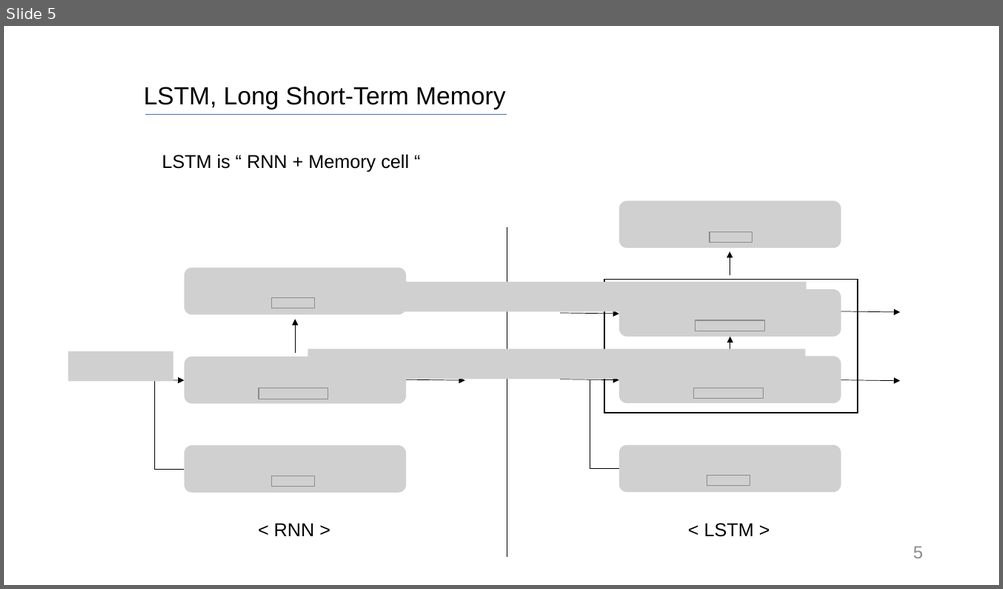
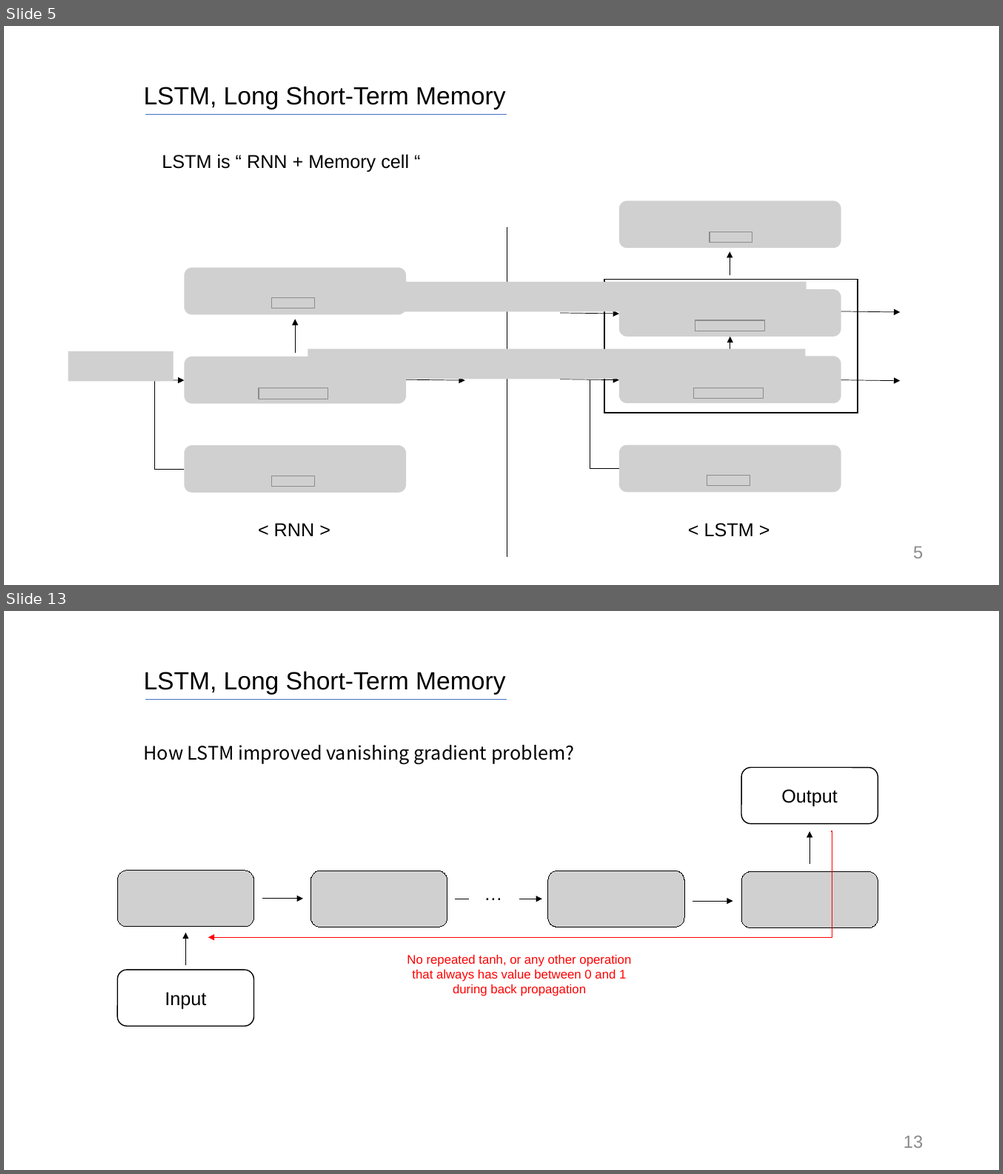
Before and after one commit to SiLviASizZ/HYU_2022, a slide deck: gradproj/meeting/0407_meeting/발표자료/LSTM.pptx. Shown one above the other, each under a label of ours: slide 5 before the commit, slides 5 and 13 after it; the slides between them are not shown. The pictures are 1003x589 and 1003x1174 pixels, drawn with LibreOffice and Linux fonts; fonts in the diff are those of the drawing; grey boxes stand for pictures. Boxes give left, top, right and bottom in pixels: in the first picture for what was removed or moved away, otherwise in the second. Text is boxed around its words. In the diff, an @@ line names an element or a change of style, - is before the commit and + after.

```diff
--- a/gradproj/meeting/0407_meeting/발표자료/LSTM.pptx
+++ b/gradproj/meeting/0407_meeting/발표자료/LSTM.pptx
@@ slide 13 added at (4, 611, 999, 1170), background #FFFFFF @@
@@ text added at (144, 671, 505, 695), 24 pt, text #000000 @@
+LSTM, Long Short-Term Memory
@@ line added from (145, 699) to (507, 699), #4472C4 0.5 pt @@
@@ text added at (144, 745, 574, 765), 18 pt, text #000000 @@
+How LSTM improved vanishing gradient problem?
@@ rounded rectangle added at (741, 768, 878, 823), fill #FFFFFF, outline #000000 1 pt, 18 pt, text #000000 @@
+Output
@@ elbow arrow added from (831, 832) to (208, 938), #FF0000 1 pt @@
@@ arrow added from (810, 864) to (810, 832), #000000 0.5 pt @@
@@ picture added at (117, 871, 254, 926) @@
@@ picture added at (310, 871, 447, 926) @@
@@ picture added at (548, 871, 685, 926) @@
@@ picture added at (741, 872, 878, 928) @@
@@ arrow added from (263, 899) to (303, 899), #000000 0.5 pt @@
@@ line added from (469, 899) to (455, 899), #000000 0.5 pt @@
@@ text added at (476, 878, 555, 908), 18 pt, text #000000 @@
+…
@@ arrow added from (520, 899) to (542, 899), #000000 0.5 pt @@
@@ arrow added from (693, 901) to (733, 901), #000000 0.5 pt @@
@@ arrow added from (185, 965) to (185, 933), #000000 0.5 pt @@
@@ text added at (407, 955, 631, 997), 12 pt, text #FF0000 @@
+No repeated tanh, or any other operation
+that always has value between 0 and 1
+during back propagation
@@ rounded rectangle added at (117, 970, 254, 1026), fill #FFFFFF, outline #000000 1 pt, 18 pt, text #000000 @@
+Input
@@ page number added at (903, 1136, 922, 1148), 17 pt, text #8C8C8C @@
+13
```
Also in this commit, not shown: 4 slides changed, 7 other slides added, 1 other file.
